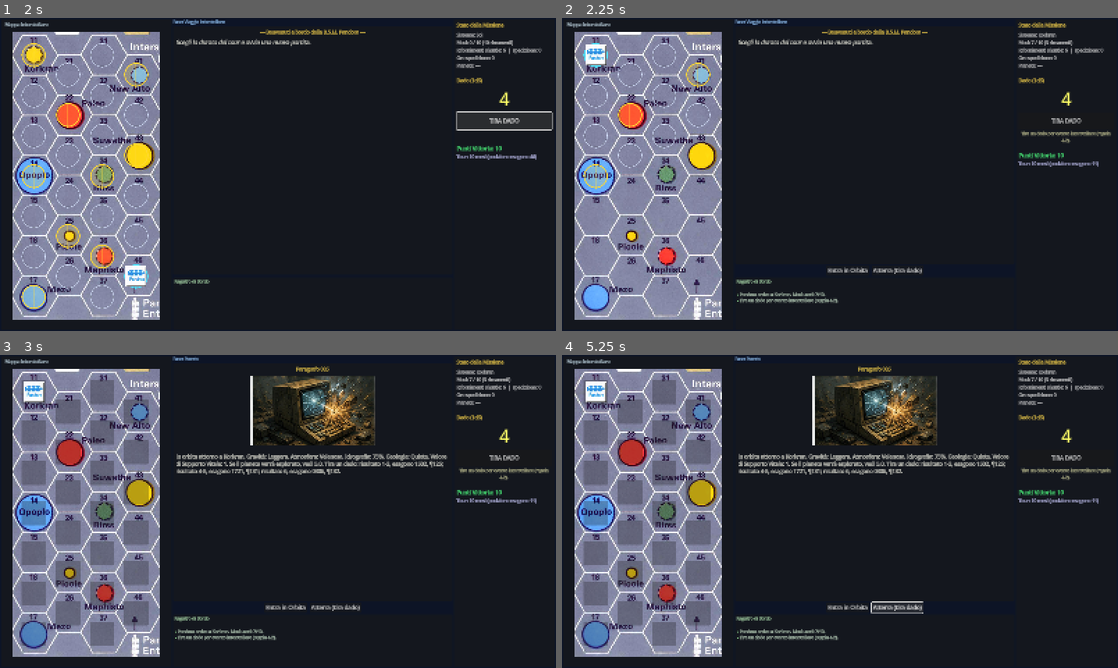
Above: before the commit, frames 1-4 (two rows, left to right).
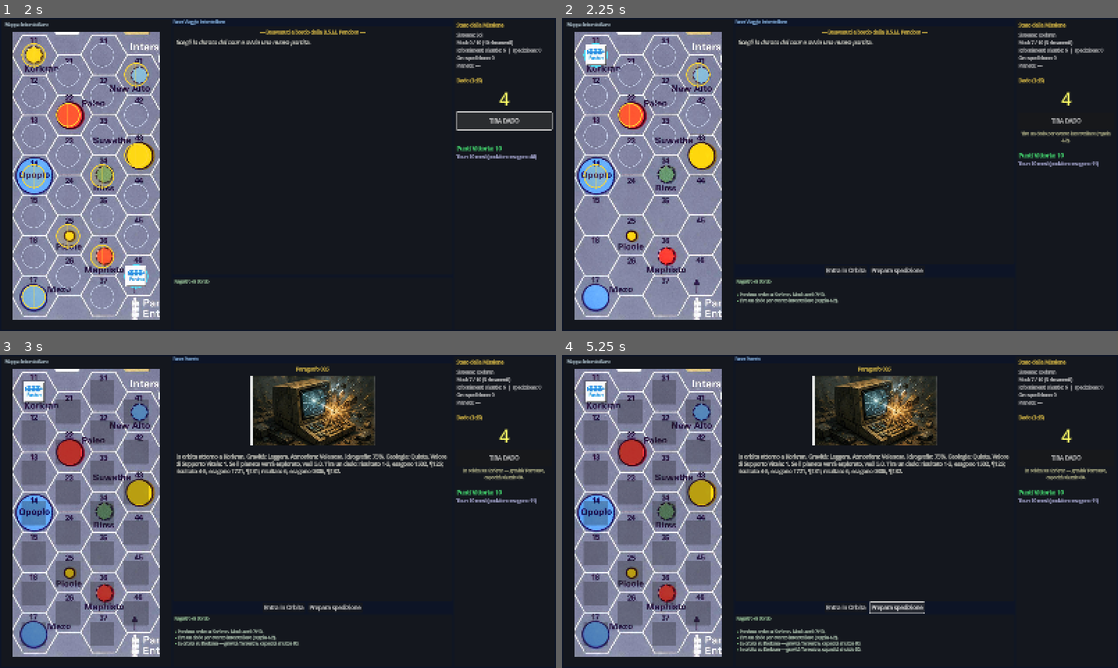
Above: after the commit, the same moments.

Repository: Tannoiser2/voyage-of-BSM-Pandora
Game: Godot game, scene res://scenes/Main.tscn
Two runs of this game, one before a commit and one after it. Both use one fixed random seed, a clock stepped at 60 frames per second and the inputs below.
Inputs (mouse positions are in pixels of both pictures, inside the frame that each line leads up to):
- Up to frame 1 (2 s): click "10 Mesi" at 0.5 s; click "TIRA DADO" at 1.25 s
- Up to frame 2 (2.25 s): click (595, 55) at 2 s
- Up to frame 3 (3 s): click "Entra in Orbita" at 2.75 s
- Up to frame 4 (5.25 s): click "Atterra (tira dado)" (after the commit: "Prepara spedizione") at 3.5 s; click "Entra in Orbita" at 4.25 s; click "Atterra (tira dado)" (after the commit: "Prepara spedizione") at 5 s

Frame 1 is identical in both runs. In frame 2, 0.2% of the frame differs, in the area x 47-65%, y 79-82%; in frame 3, 0.6%; in frame 4, 0.9%, in the area x 31-99%, y 36-96%.

Commit message:
Preparazione della spedizione: scelta squadra e rifornimenti (regola 5.0)
Aggiunge la fase di preparazione prima dello sbarco, dal regolamento 5.2/5.3:

- units.json con le statistiche reali dei 7 personaggi (Cattura, Uccisione,
  Peso, Porto, Velocita) estratte dai token, e la Carta di Capacita di Porto
  dello shuttle per tipo di gravita (5.8)
- pannello "Preparazione della Spedizione" in orbita: si scelgono i
  personaggi da imbarcare e i Punti Rifornimento (0-20), con budget di peso
  rispetto alla capacita dello shuttle (che dipende dalla gravita del pianeta)
- validazione regola 5.2: almeno un personaggio, carico entro la capacita
- la gravita del pianeta e determinata in modo deterministico per sistema
- la squadra scelta diventa la spedizione attiva: il combattimento usa il
  miglior valore di Cattura/Uccisione tra i personaggi imbarcati

Diff:
--- /dev/null
+++ b/godot/data/units.json
@@ -0,0 +1,20 @@
+{
+  "characters": {
+    "CO":   {"name": "Comandante",            "capture": 3, "kill": 3, "weight": 5, "port": 5, "speed": 8, "img": "Char_CO"},
+    "Nav":  {"name": "Navigatore",            "capture": 3, "kill": 2, "weight": 6, "port": 6, "speed": 7, "img": "Char_Nav"},
+    "SO":   {"name": "Uff. di Sicurezza",     "capture": 4, "kill": 2, "weight": 6, "port": 5, "speed": 6, "img": "Char_SO"},
+    "GSO":  {"name": "Uff. Scienze",          "capture": 3, "kill": 2, "weight": 7, "port": 6, "speed": 6, "img": "Char_GSO"},
+    "MedO": {"name": "Uff. Medico",           "capture": 3, "kill": 2, "weight": 6, "port": 5, "speed": 6, "img": "Char_MedO"},
+    "MntO": {"name": "Uff. Manutenzione",     "capture": 3, "kill": 2, "weight": 6, "port": 6, "speed": 9, "img": "Char_MntO"},
+    "WO":   {"name": "Uff. Armi",             "capture": 4, "kill": 3, "weight": 7, "port": 7, "speed": 8, "img": "Char_WO"}
+  },
+  "gravities": ["Quasi assente", "Leggera", "Terrestre", "Pesante", "Opprimente"],
+  "shuttle_capacity": {
+    "Quasi assente": 120,
+    "Leggera": 100,
+    "Terrestre": 80,
+    "Pesante": 60,
+    "Opprimente": 30
+  },
+  "max_supply": 20
+}
--- a/godot/scripts/GameData.gd
+++ b/godot/scripts/GameData.gd
@@ -5,6 +5,7 @@
 var tables: Dictionary = {}
 var creatures: Dictionary = {}
 var environ_maps: Dictionary = {}
+var units: Dictionary = {}
 
 func _ready() -> void:
 	_load_data()
@@ -15,6 +16,24 @@
 	tables = _load_json("res://data/tables.json")
 	creatures = _load_json("res://data/creatures.json")
 	environ_maps = _load_json("res://data/environ_maps.json")
+	units = _load_json("res://data/units.json")
+
+# Statistiche di un personaggio della Pandora (regola 2.5 / 5.2)
+func get_character(key: String) -> Dictionary:
+	return units.get("characters", {}).get(key, {})
+
+func get_character_keys() -> Array:
+	return units.get("characters", {}).keys()
+
+# Capacità di porto dello shuttle in base alla gravità del pianeta (Carta 5.8)
+func shuttle_capacity_for(gravity: String) -> int:
+	return int(units.get("shuttle_capacity", {}).get(gravity, 80))
+
+func gravity_list() -> Array:
+	return units.get("gravities", ["Terrestre"])
+
+func max_supply() -> int:
+	return int(units.get("max_supply", 20))
 
 # Dati della mappa di un environ (1..8): immagine reale + geometria esagoni
 func get_environ(env_id: int) -> Dictionary:
--- a/godot/scripts/GameScreen.gd
+++ b/godot/scripts/GameScreen.gd
@@ -14,6 +14,7 @@
 var status_display: Control
 var dice_panel: Control
 var current_para_num: int = 0
+var _prep_updating: bool = false
 
 # Fattore di scala con cui la mappa reale dell'environ viene mostrata nel pannello.
 # 1.0 = dimensione nativa del rendering; valori < 1 rimpiccioliscono. La vista è
@@ -32,6 +33,7 @@
 
 func _ready() -> void:
 	_build_ui()
+	_build_prep_panel()
 	_connect_signals()
 	_update_display()
 	# Ripristina la visualizzazione corrente al (ri)entro nella scena
@@ -190,7 +192,7 @@
 
 	var btn_land := Button.new()
 	btn_land.name = "BtnLand"
-	btn_land.text = "Atterra (tira dado)"
+	btn_land.text = "Prepara spedizione"
 	btn_land.visible = false
 	btn_land.pressed.connect(_on_land)
 	actions_hbox.add_child(btn_land)
@@ -657,8 +659,182 @@
 
 	_update_display()
 
+# --- Pannello di preparazione della spedizione (regola 5.0) ------------------
+
+func _build_prep_panel() -> void:
+	var overlay := ColorRect.new()
+	overlay.name = "PrepOverlay"
+	overlay.color = Color(0, 0, 0, 0.6)
+	overlay.set_anchors_and_offsets_preset(Control.PRESET_FULL_RECT)
+	overlay.visible = false
+	overlay.mouse_filter = Control.MOUSE_FILTER_STOP
+	add_child(overlay)
+
+	var center := CenterContainer.new()
+	center.set_anchors_and_offsets_preset(Control.PRESET_FULL_RECT)
+	overlay.add_child(center)
+
+	var panel := Panel.new()
+	panel.custom_minimum_size = Vector2(560, 560)
+	center.add_child(panel)
+
+	var margin := MarginContainer.new()
+	margin.set_anchors_and_offsets_preset(Control.PRESET_FULL_RECT)
+	margin.add_theme_constant_override("margin_left", 18)
+	margin.add_theme_constant_override("margin_right", 18)
+	margin.add_theme_constant_override("margin_top", 16)
+	margin.add_theme_constant_override("margin_bottom", 16)
+	panel.add_child(margin)
+
+	var vbox := VBoxContainer.new()
+	vbox.add_theme_constant_override("separation", 8)
+	margin.add_child(vbox)
+
+	var title := Label.new()
+	title.text = "Preparazione della Spedizione"
+	title.add_theme_font_size_override("font_size", 18)
+	title.add_theme_color_override("font_color", Color(1.0, 0.85, 0.3))
+	vbox.add_child(title)
+
+	var info := Label.new()
+	info.name = "PrepInfo"
+	info.add_theme_font_size_override("font_size", 12)
+	info.add_theme_color_override("font_color", Color(0.7, 0.85, 1.0))
+	vbox.add_child(info)
+
+	var hdr := Label.new()
+	hdr.text = "Squadra (almeno un personaggio):"
+	hdr.add_theme_font_size_override("font_size", 12)
+	vbox.add_child(hdr)
+
+	for k in GameData.get_character_keys():
+		var chk := CheckBox.new()
+		chk.name = "PrepChk_%s" % k
+		chk.add_theme_font_size_override("font_size", 12)
+		chk.toggled.connect(_on_prep_unit_toggled.bind(k))
+		vbox.add_child(chk)
+
+	var sup_box := HBoxContainer.new()
+	sup_box.add_theme_constant_override("separation", 8)
+	vbox.add_child(sup_box)
+	var sup_lbl := Label.new()
+	sup_lbl.text = "Punti Rifornimento:"
+	sup_box.add_child(sup_lbl)
+	var slider := HSlider.new()
+	slider.name = "PrepSupply"
+	slider.min_value = 0
+	slider.max_value = GameData.max_supply()
+	slider.step = 1
+	slider.custom_minimum_size = Vector2(260, 0)
+	slider.size_flags_horizontal = Control.SIZE_EXPAND_FILL
+	slider.value_changed.connect(_on_prep_supply_changed)
+	sup_box.add_child(slider)
+	var sup_val := Label.new()
+	sup_val.name = "PrepSupplyVal"
+	sup_val.custom_minimum_size = Vector2(28, 0)
+	sup_box.add_child(sup_val)
+
+	var load_lbl := Label.new()
+	load_lbl.name = "PrepLoad"
+	load_lbl.add_theme_font_size_override("font_size", 13)
+	vbox.add_child(load_lbl)
+
+	var spacer := Control.new()
+	spacer.size_flags_vertical = Control.SIZE_EXPAND_FILL
+	vbox.add_child(spacer)
+
+	var btns := HBoxContainer.new()
+	btns.alignment = BoxContainer.ALIGNMENT_CENTER
+	btns.add_theme_constant_override("separation", 12)
+	vbox.add_child(btns)
+	var launch := Button.new()
+	launch.name = "PrepLaunch"
+	launch.text = "Lancia lo shuttle (tira dado)"
+	launch.custom_minimum_size = Vector2(0, 44)
+	launch.pressed.connect(_on_prep_launch)
+	btns.add_child(launch)
+	var cancel := Button.new()
+	cancel.name = "PrepCancel"
+	cancel.text = "Annulla"
+	cancel.custom_minimum_size = Vector2(0, 44)
+	cancel.pressed.connect(_on_prep_cancel)
+	btns.add_child(cancel)
+
+func _open_prep_panel() -> void:
+	# Inizializza la preparazione se non è ancora stata impostata per questo pianeta
+	if GameState.expedition_units.is_empty():
+		GameState.setup_orbit_planet()
+	var overlay := find_child("PrepOverlay", true, false)
+	if overlay:
+		overlay.visible = true
+		_refresh_prep_panel()
+
+func _refresh_prep_panel() -> void:
+	_prep_updating = true
+	var info := find_child("PrepInfo", true, false) as Label
+	if info:
+		info.text = "Pianeta %s · Gravità %s · Capacità shuttle %d" % [
+			GameState.current_system, GameState.planet_gravity, GameState.shuttle_capacity]
+	for k in GameData.get_character_keys():
+		var chk := find_child("PrepChk_%s" % k, true, false) as CheckBox
+		if not chk:
+			continue
+		var u := GameData.get_character(k)
+		chk.button_pressed = k in GameState.expedition_units
+		chk.text = "%s — Catt %d / Ucc %d · Peso %d · Porto %d · Vel %d" % [
+			u.get("name", k), u.get("capture", 0), u.get("kill", 0),
+			u.get("weight", 0), u.get("port", 0), u.get("speed", 0)]
+		chk.disabled = not GameState.crew.get(k, {}).get("alive", true)
+	var slider := find_child("PrepSupply", true, false) as HSlider
+	if slider:
+		slider.max_value = max(GameState.max_planned_supply(), GameState.planned_supply)
+		slider.value = GameState.planned_supply
+	var sup_val := find_child("PrepSupplyVal", true, false) as Label
+	if sup_val:
+		sup_val.text = "%d" % GameState.planned_supply
+	var load_lbl := find_child("PrepLoad", true, false) as Label
+	if load_lbl:
+		var over := GameState.total_load() > GameState.shuttle_capacity
+		load_lbl.text = "Carico: %d / %d   (unità %d + rifornimenti %d)" % [
+			GameState.total_load(), GameState.shuttle_capacity,
+			GameState.units_weight(), GameState.planned_supply]
+		load_lbl.add_theme_color_override("font_color",
+			Color(1.0, 0.4, 0.4) if over else Color(0.6, 1.0, 0.6))
+	var launch := find_child("PrepLaunch", true, false) as Button
+	if launch:
+		launch.disabled = not GameState.prep_valid()
+	_prep_updating = false
+
+func _on_prep_unit_toggled(_pressed: bool, key: String) -> void:
+	if _prep_updating:
+		return
+	GameState.toggle_expedition_unit(key)
+	_refresh_prep_panel()
+
+func _on_prep_supply_changed(value: float) -> void:
+	if _prep_updating:
+		return
+	GameState.planned_supply = clampi(int(value), 0, GameState.max_planned_supply())
+	_refresh_prep_panel()
+
+func _on_prep_cancel() -> void:
+	var overlay := find_child("PrepOverlay", true, false)
+	if overlay:
+		overlay.visible = false
+
+func _on_prep_launch() -> void:
+	if not GameState.prep_valid():
+		return
+	var overlay := find_child("PrepOverlay", true, false)
+	if overlay:
+		overlay.visible = false
+	var die := randi_range(1, 6)
+	_set_dice_result(die)
+	GameState.launch_expedition(die)
+
 func _on_enter_orbit() -> void:
 	GameState.set_phase(GameState.Phase.ORBIT)
+	GameState.setup_orbit_planet()
 	var sys := GameState.current_system
 	var para_key := str(GameState.tour_length)
 	var sys_data := GameData.get_star_system_data(sys)
@@ -671,9 +847,7 @@
 func _on_land() -> void:
 	if GameState.current_phase != GameState.Phase.ORBIT:
 		return
-	var die := randi_range(1, 6)
-	_set_dice_result(die)
-	GameState.land_on_planet(die)
+	_open_prep_panel()
 
 func _on_continue() -> void:
 	# Chiude il paragrafo corrente e torna alla fase appropriata
@@ -714,8 +888,8 @@
 func _on_combat(mode: String) -> void:
 	if GameState.current_creature.is_empty():
 		return
-	# Valore di combattimento del personaggio (semplificato per il prototipo): 3
-	var player_combat := 3
+	# Miglior valore di combattimento tra i personaggi scelti per la spedizione (5.2/8.0)
+	var player_combat := GameState.best_combat(mode)
 	GameState.resolve_combat(mode, player_combat)
 	# Aggiorna il pannello (l'incontro può essere finito)
 	if GameState.current_creature.is_empty():
--- a/godot/scripts/GameState.gd
+++ b/godot/scripts/GameState.gd
@@ -53,6 +53,12 @@
 
 var visited_systems: Array = []
 var log_entries: Array = []
+
+# Preparazione della spedizione (regola 5.0)
+var planet_gravity: String = "Terrestre"   # gravità del pianeta in orbita
+var shuttle_capacity: int = 80             # capacità di porto dello shuttle (Carta 5.8)
+var expedition_units: Array = []           # chiavi dei personaggi scelti per la spedizione
+var planned_supply: int = 6                # Punti Rifornimento da caricare (0-20, regola 5.3)
 
 # Combattimento / incontri
 var current_creature: String = ""
@@ -86,6 +92,10 @@
 	current_planet = ""
 	visited_systems = []
 	log_entries = []
+	expedition_units = []
+	planned_supply = 6
+	planet_gravity = "Terrestre"
+	shuttle_capacity = 80
 
 	# Set initial VP based on tour length (from rules)
 	match tour_length:
@@ -193,6 +203,88 @@
 	add_log("Atterraggio su %s. Dado: %d → Paragrafo %03d" % [current_system, die_result, landing_para])
 	set_phase(Phase.EXPEDITION)
 	show_paragraph(landing_para)
+
+# --- Preparazione della spedizione (regola 5.0) ------------------------------
+
+# Chiamata all'ingresso in orbita: determina gravità, capacità e squadra iniziale.
+func setup_orbit_planet() -> void:
+	planet_gravity = _gravity_for_system(current_system)
+	shuttle_capacity = GameData.shuttle_capacity_for(planet_gravity)
+	expedition_units = default_team()
+	planned_supply = clampi(6, 0, max_planned_supply())
+	add_log("In orbita su %s — gravità %s, capacità shuttle %d." % [current_system, planet_gravity, shuttle_capacity])
+
+func _gravity_for_system(sys: String) -> String:
+	var g: Array = GameData.gravity_list()
+	if g.is_empty():
+		return "Terrestre"
+	if sys != "" and sys != "Sol":
+		return g[abs(sys.hash()) % g.size()]
+	return "Terrestre"
+
+# Squadra di default: tutti i personaggi vivi che rientrano nella capacità.
+func default_team() -> Array:
+	var team: Array = []
+	var w := 0
+	for k in GameData.get_character_keys():
+		if not crew.get(k, {}).get("alive", true):
+			continue
+		var uw: int = int(GameData.get_character(k).get("weight", 6))
+		if w + uw <= shuttle_capacity:
+			team.append(k)
+			w += uw
+	if team.is_empty():
+		var keys := GameData.get_character_keys()
+		if keys.size() > 0:
+			team.append(keys[0])
+	return team
+
+func toggle_expedition_unit(key: String) -> void:
+	if key in expedition_units:
+		expedition_units.erase(key)
+	else:
+		expedition_units.append(key)
+	planned_supply = clampi(planned_supply, 0, max_planned_supply())
+
+func units_weight() -> int:
+	var w := 0
+	for k in expedition_units:
+		w += int(GameData.get_character(k).get("weight", 6))
+	return w
+
+func total_load() -> int:
+	return units_weight() + planned_supply
+
+func max_planned_supply() -> int:
+	return clampi(shuttle_capacity - units_weight(), 0, GameData.max_supply())
+
+func has_character_selected() -> bool:
+	return expedition_units.size() > 0
+
+# La preparazione è valida se c'è almeno un personaggio e il carico sta nella capacità (5.2).
+func prep_valid() -> bool:
+	return has_character_selected() and total_load() <= shuttle_capacity
+
+# Lancia lo shuttle con la squadra e i rifornimenti scelti.
+func launch_expedition(die_result: int) -> void:
+	if not prep_valid():
+		add_log("Preparazione non valida: serve almeno un personaggio entro la capacità.")
+		return
+	shuttle_supply = planned_supply
+	var names: Array = []
+	for k in expedition_units:
+		names.append(GameData.get_character(k).get("name", k))
+	add_log("Shuttle lanciato: %s · Rifornimenti %d." % [", ".join(names), planned_supply])
+	land_on_planet(die_result)
+
+# Miglior valore di combattimento tra i personaggi della spedizione (8.0).
+func best_combat(mode: String) -> int:
+	var best := 0
+	for k in expedition_units:
+		var u := GameData.get_character(k)
+		var v: int = int(u.get("capture", 0)) if mode == "capture" else int(u.get("kill", 0))
+		best = maxi(best, v)
+	return best if best > 0 else 3
 
 func show_paragraph(para_num: int) -> void:
 	current_paragraph = para_num
